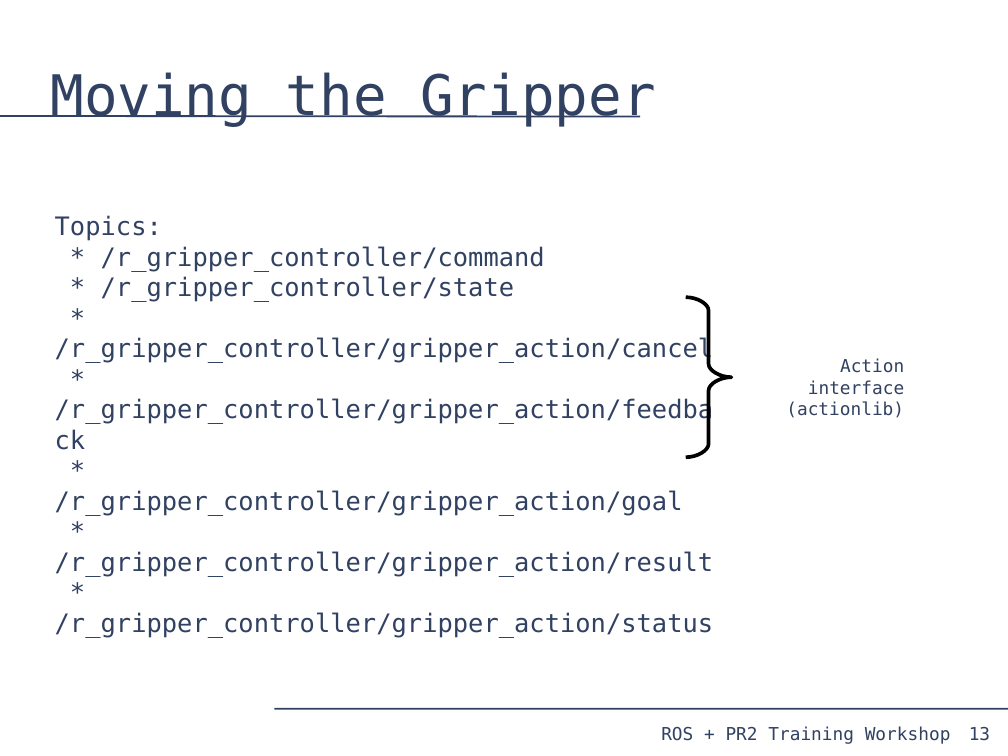
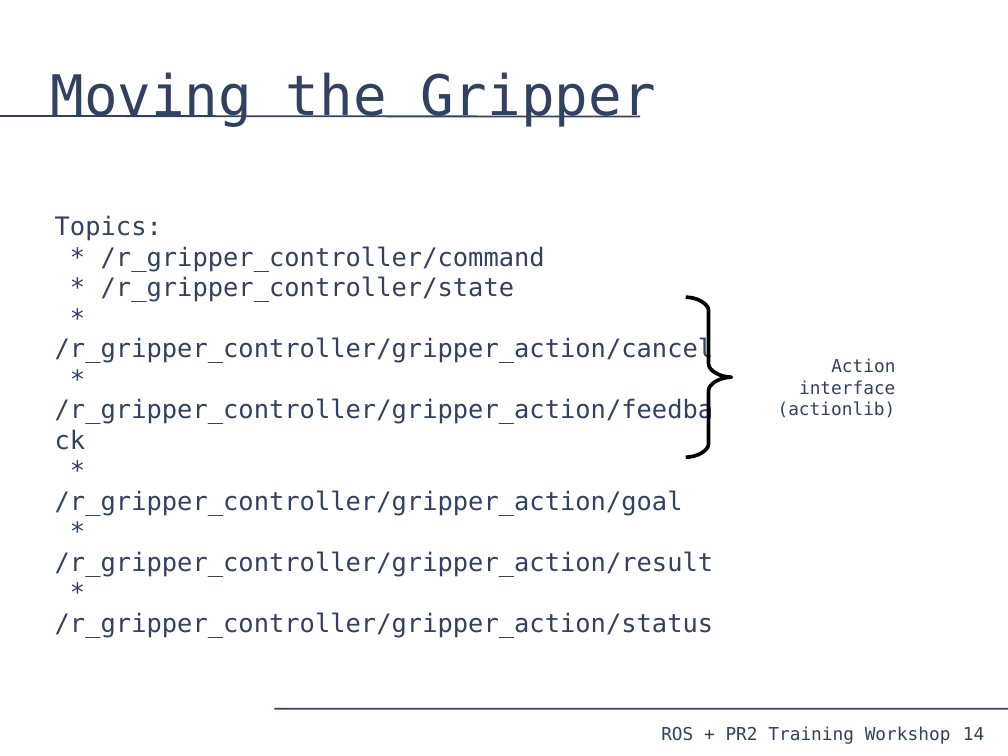
Before and after one commit to PR2/pr2_docs, a slide deck: slide 14 of pr2_training_workshop/moving_mechanism/slides.odp (slide 13 before the commit). Drawn at 1008x756 pixels with LibreOffice and Linux fonts; fonts in the diff are those of the drawing. Boxes give left, top, right and bottom in pixels: in the first picture for what was removed or moved away, otherwise in the second. Text is boxed around its words. In the diff, an @@ line names an element or a change of style, - is before the commit and + after.

```diff
--- a/pr2_training_workshop/moving_mechanism/slides.odp
+++ b/pr2_training_workshop/moving_mechanism/slides.odp
@@ text "Action interface": place and size @@
-text "Action interface" at <box>786,358,904,418</box>
+text "Action interface" at <box>778,358,896,418</box>
@@ page number added at <box>963,727,984,740</box>, 14 pt, text #314162 @@
+14
@@ page number removed at <box>969,727,990,741</box> @@
-13
```
Also in this commit, not shown: 19 other slides changed, 11 slides added, 5 slides removed, 4 other files.
